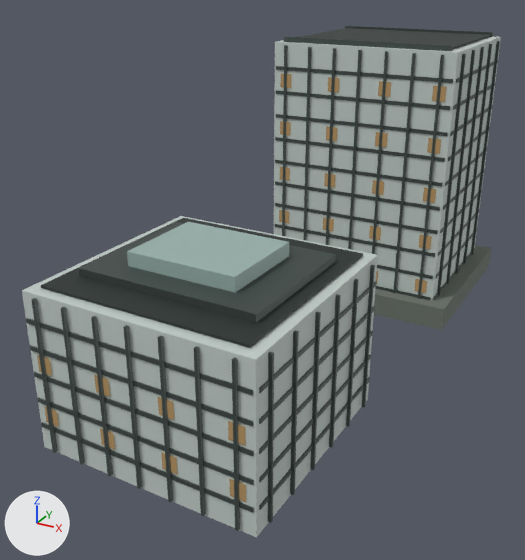
The glTF model landmarks/assets/software-base-2.glb as it was, and as the next commit left it.
Camera for both pictures: a 50 mm lens placed at (70.0, -153.1, 89.2), pointed at (-7.2, -12.7, 18.9). Arrows for +X, +Y and +Z are at lower left; the lights stay in place. The picture after the commit comes second.

The first picture shows 'crown_box', 'crown_box.001', 'envelope', 'fins', 'floor_bands', 'night_windows', 'parapet', 'podium', 'roof_deck'.
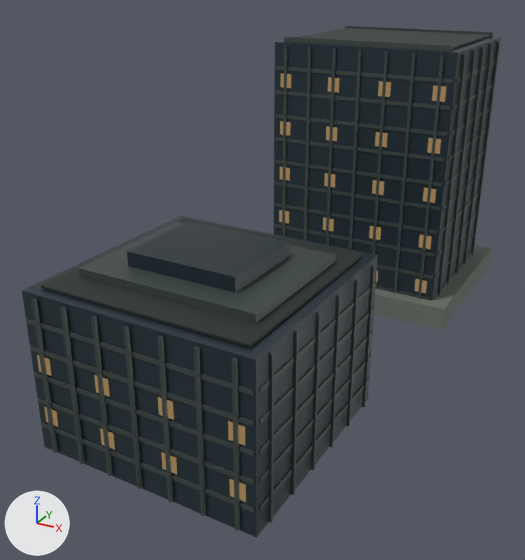
Pixel boxes [x1, y1, x2, y2] of what changed, in the pictures (525 x 560 px):
'envelope', recoloured (light grey to dark blue)
    both: [22, 37, 501, 538]
'crown_box.001', recoloured (darker)
    both: [127, 222, 289, 292]

The change, as a diff of the scene's bpy script:
```diff
--- a/landmarks/assets/software-base-2.glb.py
+++ b/landmarks/assets/software-base-2.glb.py
@@ mat_glass @@
 mat_glass = principled_material('glass')
-mat_glass.base_color = (0.558, 0.631, 0.604)  # light grey #c5d0cc
+mat_glass.base_color = (0.0176, 0.0343, 0.0452)  # dark blue #24343c
 mat_glass.metallic = 0.04
@@ mat_glass_alt @@
 mat_glass_alt = principled_material('glass_alt')
-mat_glass_alt.base_color = (0.342, 0.468, 0.434)  # grey #9eb6b0
+mat_glass_alt.base_color = (0.0116, 0.0252, 0.0343)  # dark blue #1c2c34
 mat_glass_alt.metallic = 0.06
```
